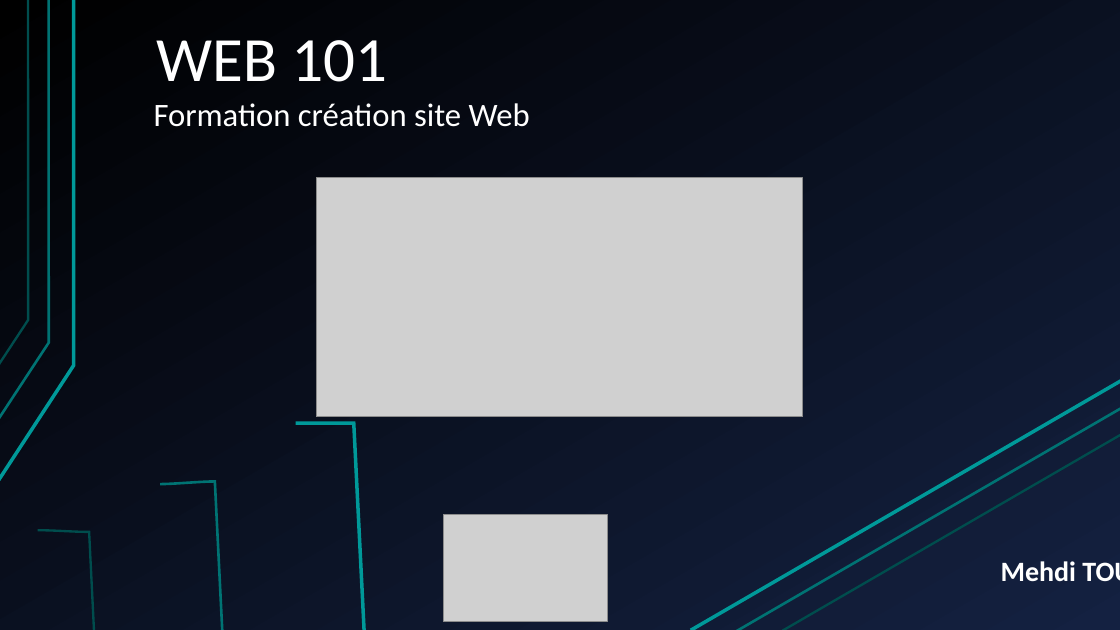
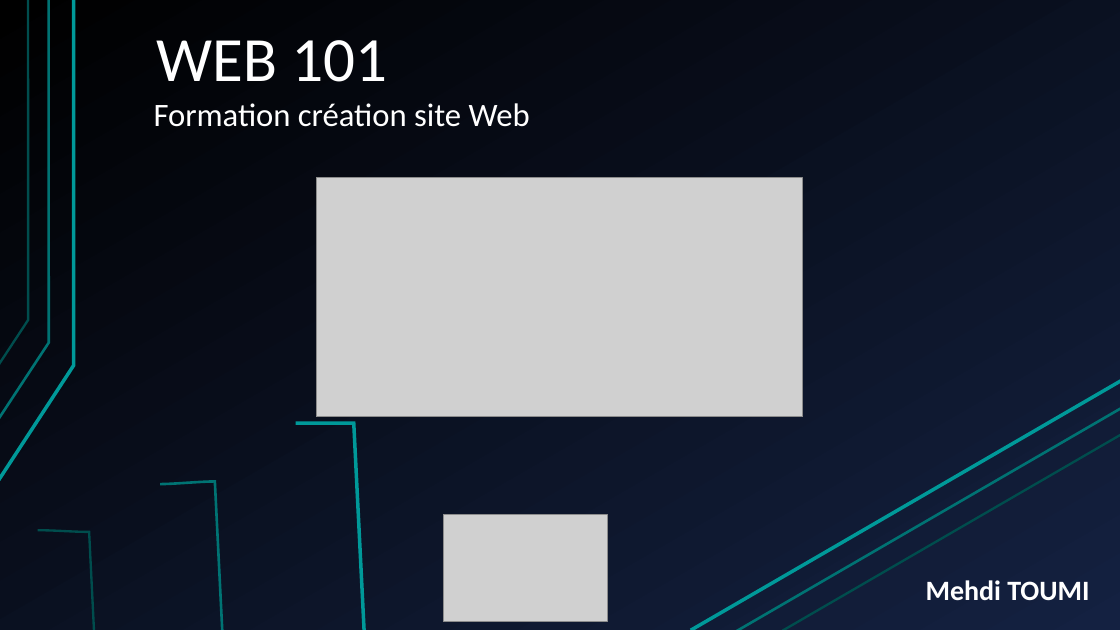
Before and after one commit to shyne99/formation-web, a slide deck: slide 1 of Seance 1 HTML CSS PHP.pptx. Drawn at 1120x630 pixels with LibreOffice and Linux fonts; fonts in the diff are those of the drawing; grey boxes stand for pictures. Boxes give left, top, right and bottom in pixels: in the first picture for what was removed or moved away, otherwise in the second. Text is boxed around its words. In the diff, an @@ line names an element or a change of style, - is before the commit and + after.

```diff
--- a/Seance 1 HTML CSS PHP.pptx
+++ b/Seance 1 HTML CSS PHP.pptx
@@ text "Mehdi TOUMI" rewrapped from box(1001, 561, 1076, 582) to box(926, 580, 1089, 601) @@
```
